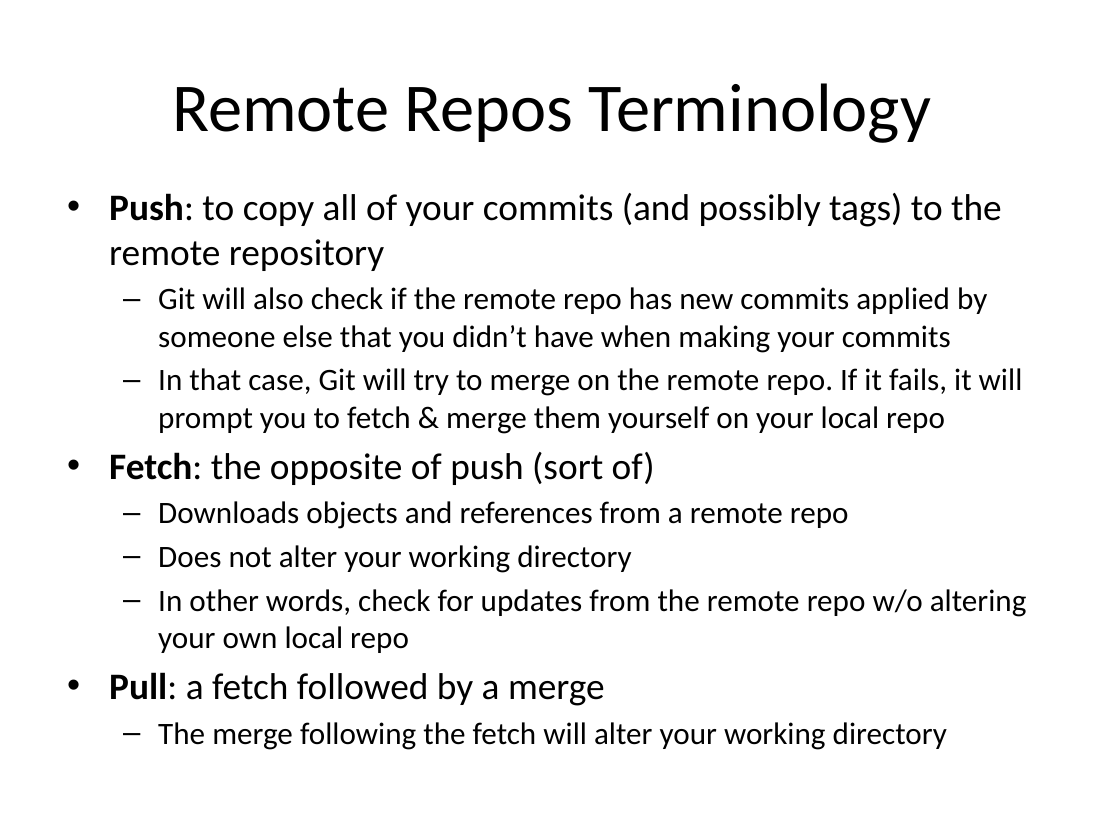
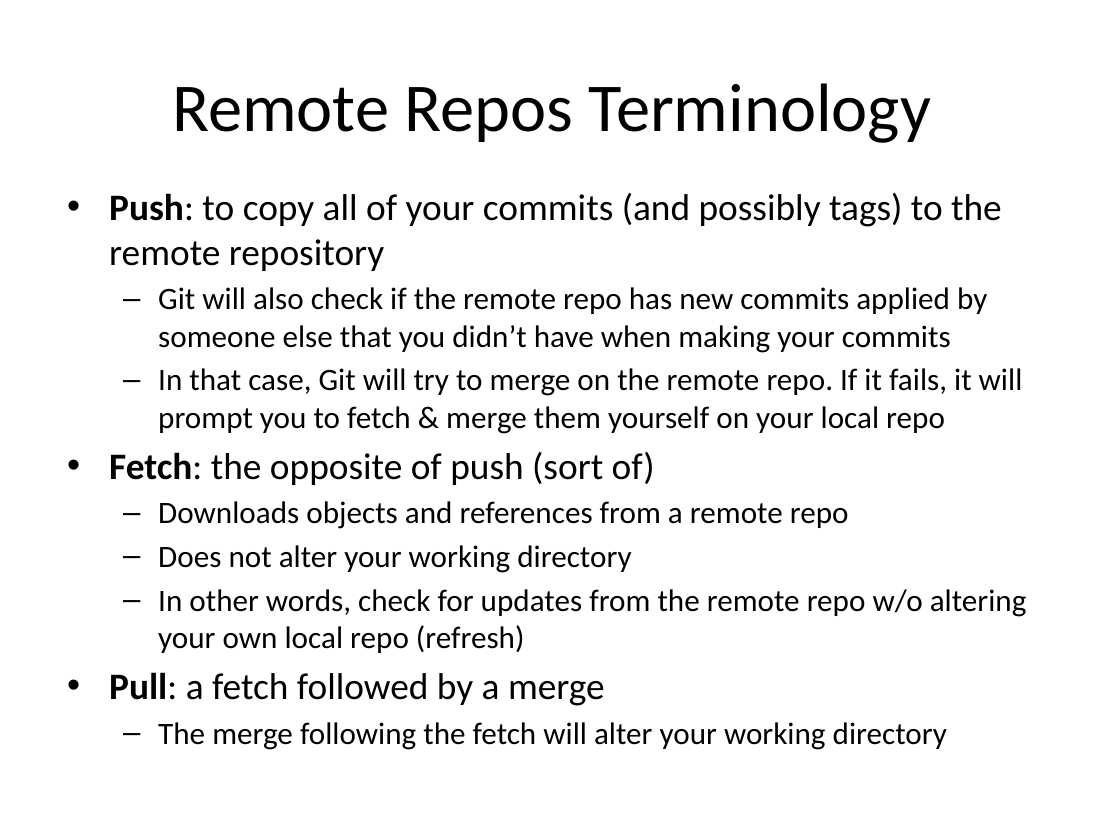
Before and after one commit to FRC4186/frc-software, a slide deck: slide 7 of Documents/GitHub_Guide_2013.pptx. Drawn at 1120x840 pixels with LibreOffice and Linux fonts; fonts in the diff are those of the drawing. Boxes give left, top, right and bottom in pixels: in the first picture for what was removed or moved away, otherwise in the second. Text is boxed around its words. In the diff, an @@ line names an element or a change of style, - is before the commit and + after.

```diff
--- a/Documents/GitHub_Guide_2013.pptx
+++ b/Documents/GitHub_Guide_2013.pptx
@@ text at [158, 589, 1027, 653]: text changed @@
-  – In other words, check for updates from the remote repo w/o altering your own local repo
+  – In other words, check for updates from the remote repo w/o altering your own local repo (refresh)
```
Also in this commit, not shown: 5 other slides changed.
